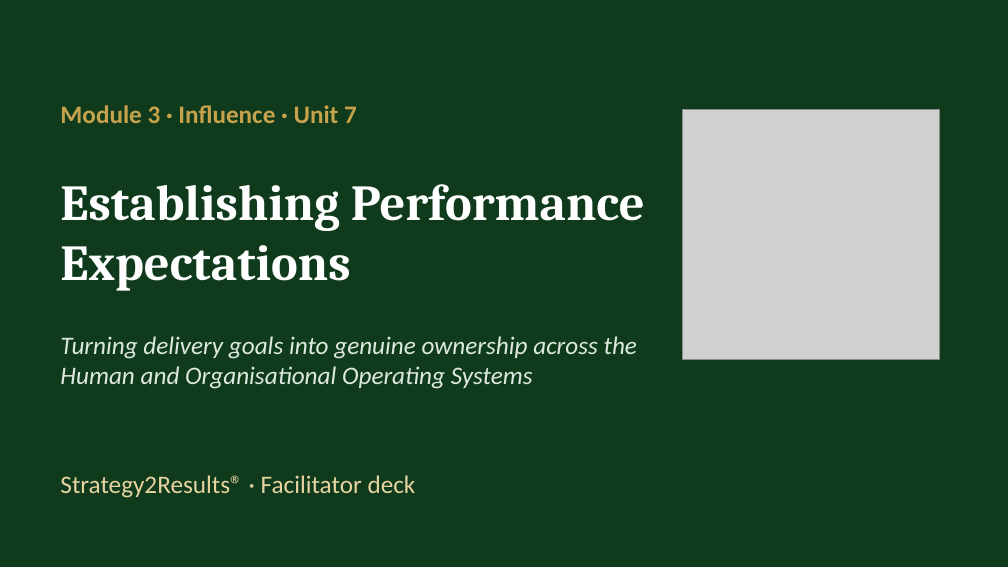
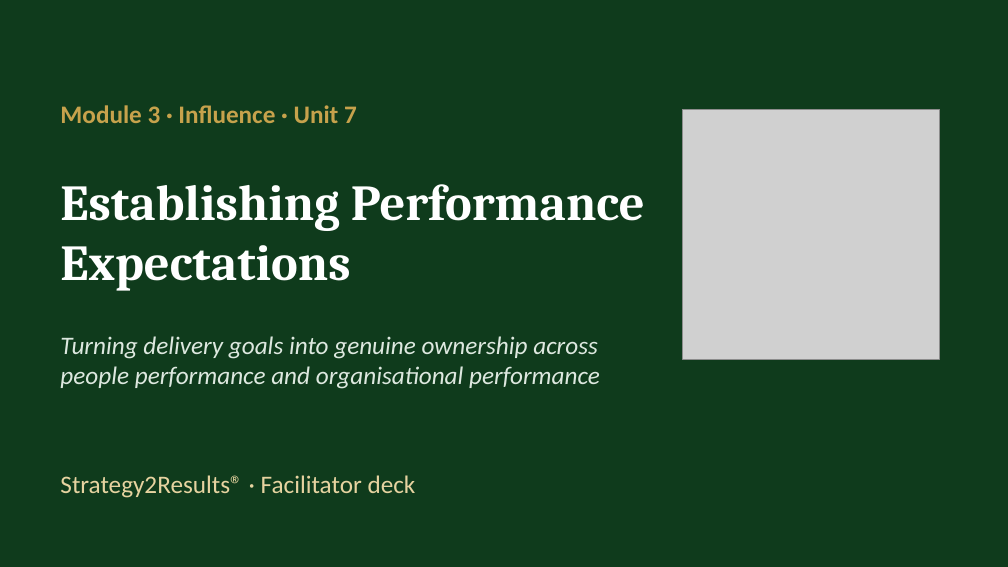
Before and after one commit to IBSL26/ibsl-platform, a slide deck: slide 1 of Unit decks/Unit 07 - Establishing Performance Expectations.pptx. Drawn at 1008x567 pixels with LibreOffice and Linux fonts; fonts in the diff are those of the drawing; grey boxes stand for pictures. Boxes give left, top, right and bottom in pixels: in the first picture for what was removed or moved away, otherwise in the second. Text is boxed around its words. In the diff, an @@ line names an element or a change of style, - is before the commit and + after.

```diff
--- a/Unit decks/Unit 07 - Establishing Performance Expectations.pptx
+++ b/Unit decks/Unit 07 - Establishing Performance Expectations.pptx
@@ text at (60, 336, 600, 389): text changed @@
-Turning delivery goals into genuine ownership across the Human and Organisational Operating Systems
+Turning delivery goals into genuine ownership across people performance and organisational performance
```
Also in this commit, not shown: 5 other slides changed, 3 slides added, 38 other files.
